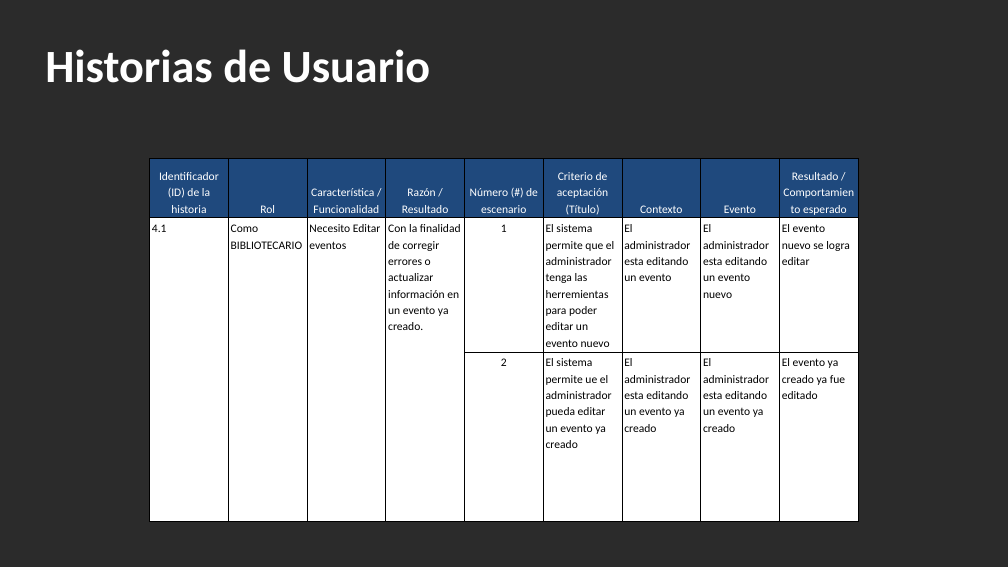
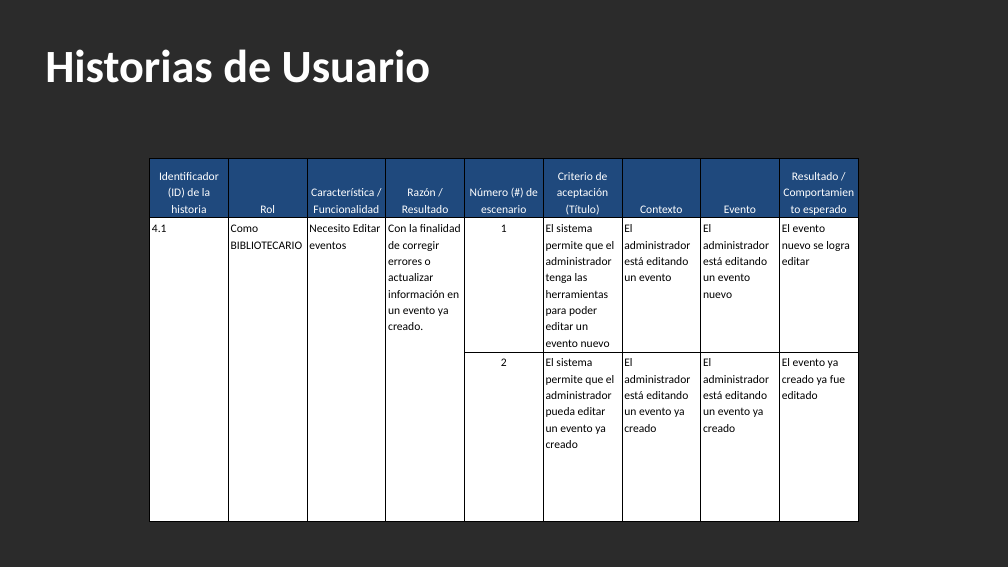
Before and after one commit to Vinxxo/Gaes-2---Biblioteca, a slide deck: slide 10 of 6. Presentación Proyecto/Sustentación Trimestre 1 Proyecto Legajo.pptx. Drawn at 1008x567 pixels with LibreOffice and Linux fonts; fonts in the diff are those of the drawing; background and template pictures are left out; a plain dark background stands for a picture behind light text. Boxes give left, top, right and bottom in pixels: in the first picture for what was removed or moved away, otherwise in the second. Text is boxed around its words. In the diff, an @@ line names an element or a change of style, - is before the commit and + after.

Commit message:
Fix: Se corrige errores en los archivos

```diff
--- a/6. Presentación Proyecto/Sustentación Trimestre 1 Proyecto Legajo.pptx
+++ b/6. Presentación Proyecto/Sustentación Trimestre 1 Proyecto Legajo.pptx
@@ table at box(150, 159, 858, 452) @@
-row 2: 4.1 | Como BIBLIOTECARIO | Necesito Editar eventos | Con la finalidad de corregir errores o actualizar información en un evento ya creado. | 1 | El sistema permite que el administrador tenga las herremientas para poder editar un evento nuevo | El administrador esta editando un evento | El administrador esta editando un evento nuevo | El evento nuevo se logra editar
+row 2: 4.1 | Como BIBLIOTECARIO | Necesito Editar eventos | Con la finalidad de corregir errores o actualizar información en un evento ya creado. | 1 | El sistema permite que el administrador tenga las herramientas para poder editar un evento nuevo | El administrador está editando un evento | El administrador está editando un evento nuevo | El evento nuevo se logra editar
-row 3:  |  |  |  | 2 | El sistema permite ue el administrador pueda editar un evento ya creado | El administrador esta editando un evento ya creado | El administrador esta editando un evento ya creado | El evento ya creado ya fue editado
+row 3:  |  |  |  | 2 | El sistema permite que el administrador pueda editar un evento ya creado | El administrador está editando un evento ya creado | El administrador está editando un evento ya creado | El evento ya creado ya fue editado
```
Also in this commit, not shown: 2 other slides changed.
